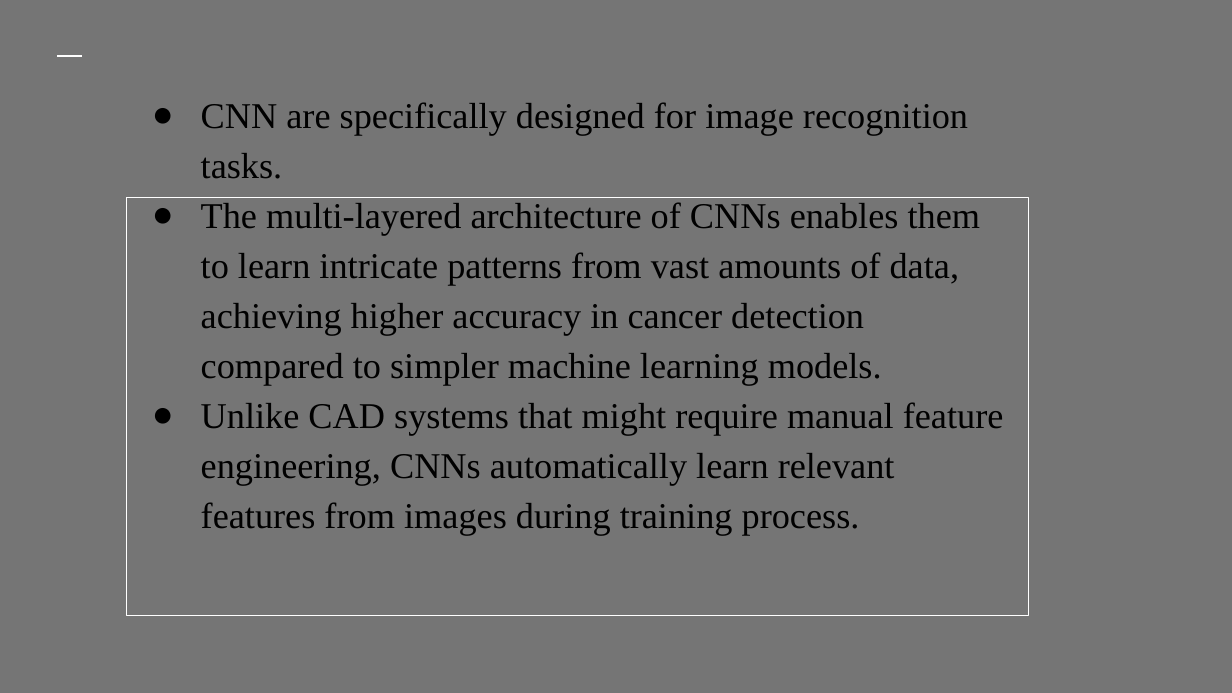
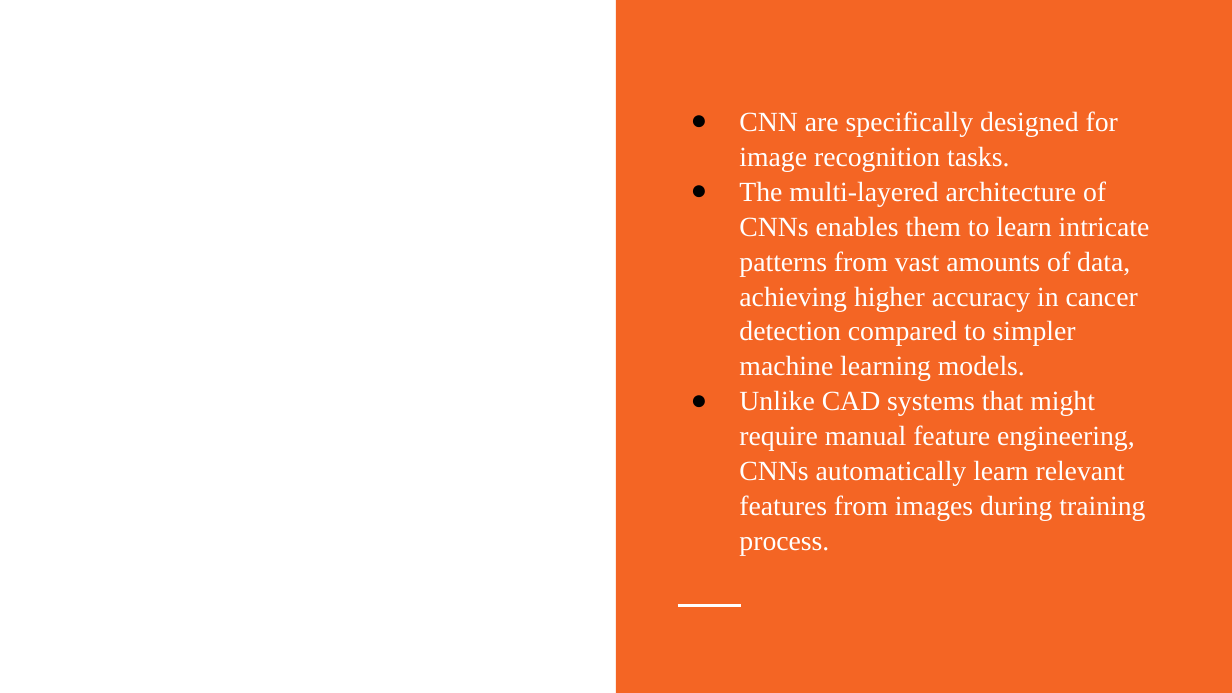
Before and after one commit to Bhavani700759340/NEURALNETWORKSANDDEEPLEARNINGPROJECT, a slide deck: slide 8 of LUNG CANCER DETECTION USING CONVOLUTIONAL NEURAL NETWORK(CNN).pptx. Drawn at 1232x693 pixels with LibreOffice and Linux fonts; fonts in the diff are those of the drawing. Boxes give left, top, right and bottom in pixels: in the first picture for what was removed or moved away, otherwise in the second. Text is boxed around its words. In the diff, an @@ line names an element or a change of style, - is before the commit and + after.

```diff
--- a/LUNG CANCER DETECTION USING CONVOLUTIONAL NEURAL NETWORK(CNN).pptx
+++ b/LUNG CANCER DETECTION USING CONVOLUTIONAL NEURAL NETWORK(CNN).pptx
@@ background #757575 to #FFFFFF @@
@@ rectangle added at (616, 0, 1232, 692), fill #F46524 @@
@@ line removed from (58, 55) to (83, 55) @@
@@ text "CNN are specifically designed for ...": place and size @@
-text "CNN are specifically designed for ..." at (127, 198, 1029, 616)
+text "CNN are specifically designed for ..." at (739, 111, 1150, 556)
@@ text "CNN are specifically designed for ..." at (739, 111, 1150, 556): size 21.2 to 16.2 pt, text colour #000000 to #FFFFFF; line spacing 1.15 to 1.05; outline #FFFFFF 0.75 pt to none @@
@@ line added from (678, 606) to (740, 606), #FFFFFF 1.5 pt @@
```
Also in this commit, not shown: 3 other slides changed.
